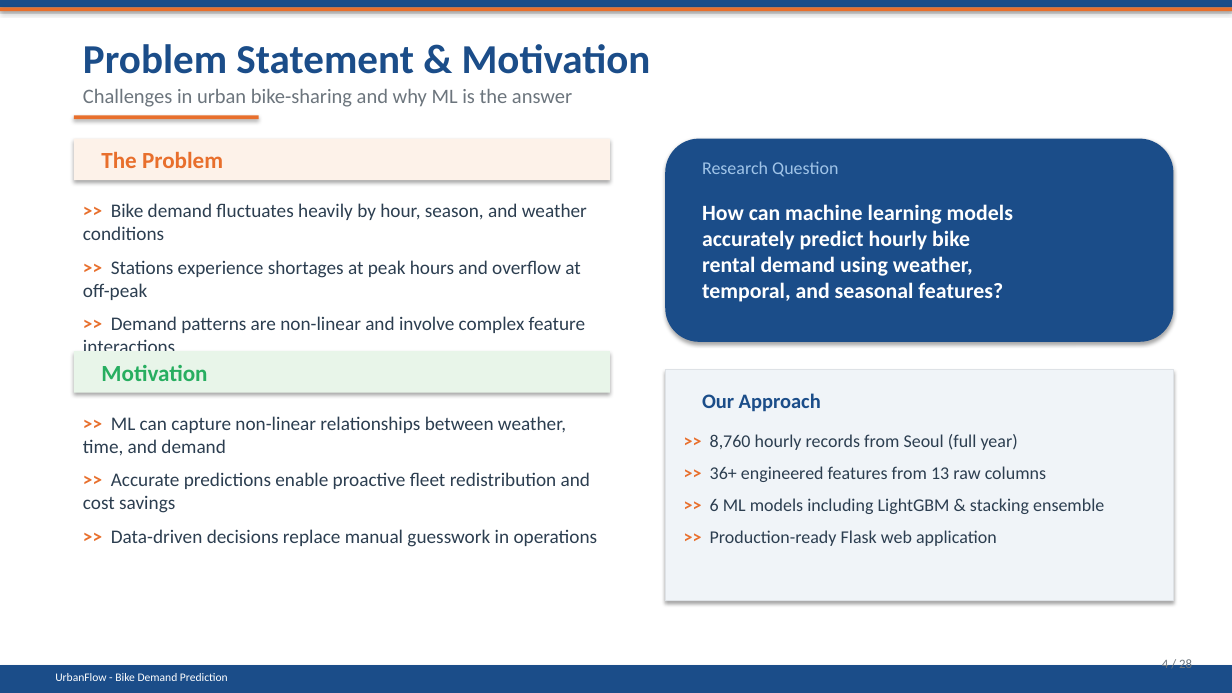
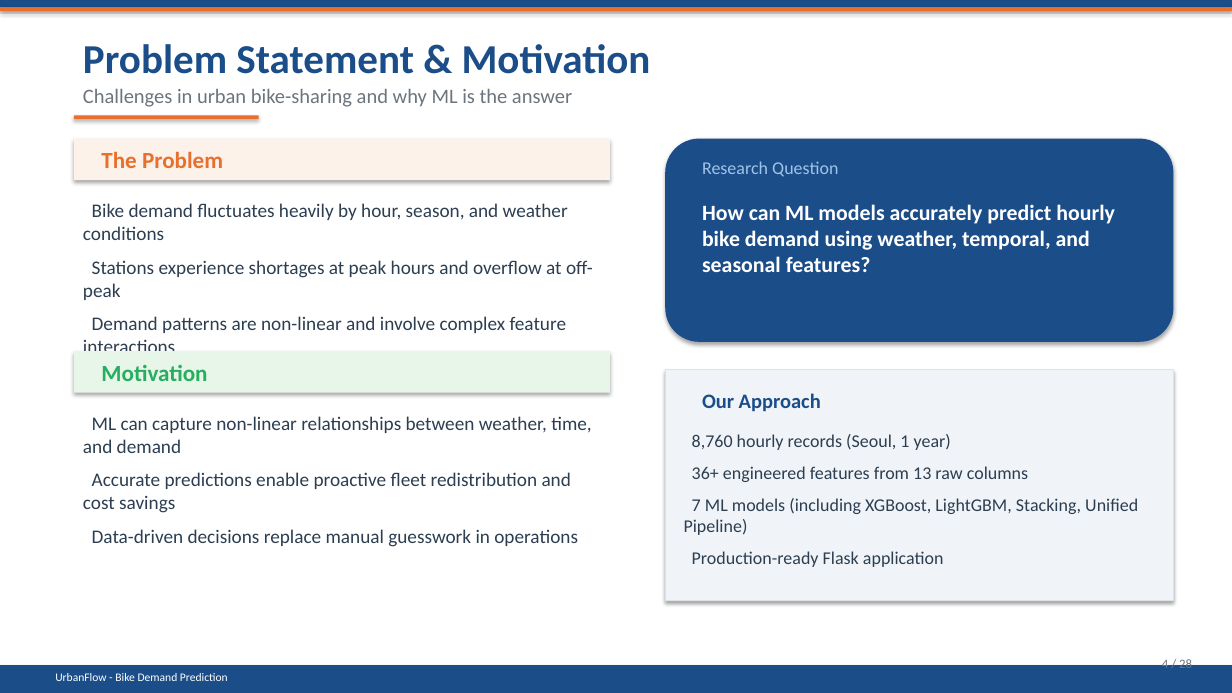
Before and after one commit to yousraelharchi2004/urban-bike-demand-prediction, a slide deck: slide 4 of Reports/PFE_Presentation_UrbanFlow.pptx. Drawn at 1232x693 pixels with LibreOffice and Linux fonts; fonts in the diff are those of the drawing. Boxes give left, top, right and bottom in pixels: in the first picture for what was removed or moved away, otherwise in the second. Text is boxed around its words. In the diff, an @@ line names an element or a change of style, - is before the commit and + after.

```diff
--- a/Reports/PFE_Presentation_UrbanFlow.pptx
+++ b/Reports/PFE_Presentation_UrbanFlow.pptx
@@ text at [83,203,593,351]: text changed @@
->> Bike demand fluctuates heavily by hour, season, and weather conditions
->> Stations experience shortages at peak hours and overflow at off-peak
->> Demand patterns are non-linear and involve complex feature interactions
+Bike demand fluctuates heavily by hour, season, and weather conditions
+Stations experience shortages at peak hours and overflow at off-peak
+Demand patterns are non-linear and involve complex feature interactions
@@ text at [702,204,1115,272]: text changed @@
-How can machine learning models
-accurately predict hourly bike
-rental demand using weather,
-temporal, and seasonal features?
+How can ML models accurately predict hourly bike demand using weather, temporal, and seasonal features?
@@ text at [83,416,591,547]: text changed @@
->> ML can capture non-linear relationships between weather, time, and demand
->> Accurate predictions enable proactive fleet redistribution and cost savings
->> Data-driven decisions replace manual guesswork in operations
+ML can capture non-linear relationships between weather, time, and demand
+Accurate predictions enable proactive fleet redistribution and cost savings
+Data-driven decisions replace manual guesswork in operations
@@ text at [684,434,1138,567]: text changed @@
->> 8,760 hourly records from Seoul (full year)
->> 36+ engineered features from 13 raw columns
->> 6 ML models including LightGBM & stacking ensemble
->> Production-ready Flask web application
+8,760 hourly records (Seoul, 1 year)
+36+ engineered features from 13 raw columns
+7 ML models (including XGBoost, LightGBM, Stacking, Unified Pipeline)
+Production-ready Flask application
```
Also in this commit, not shown: 9 other slides changed, 1 slide added, 1 slide removed, 30 other files.
